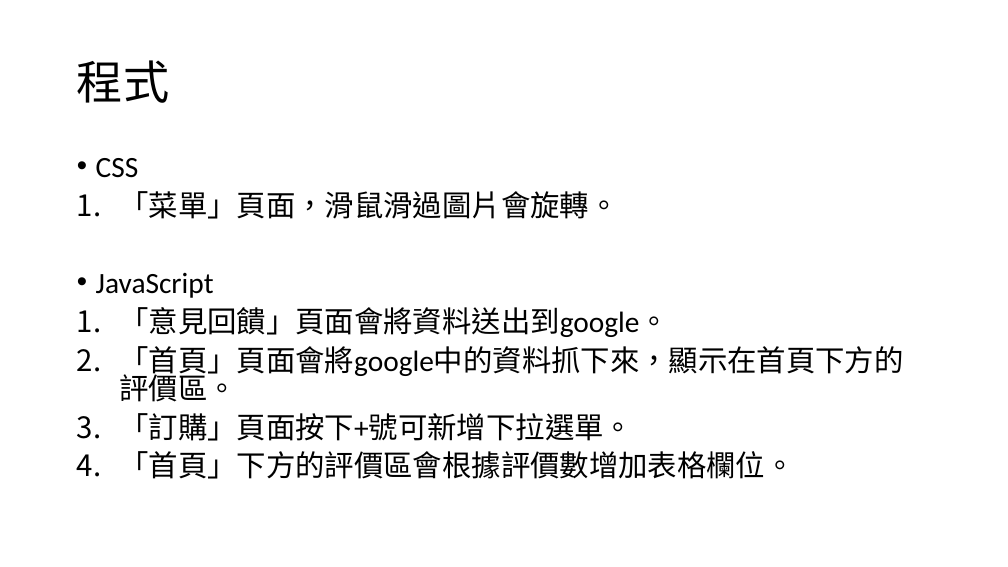
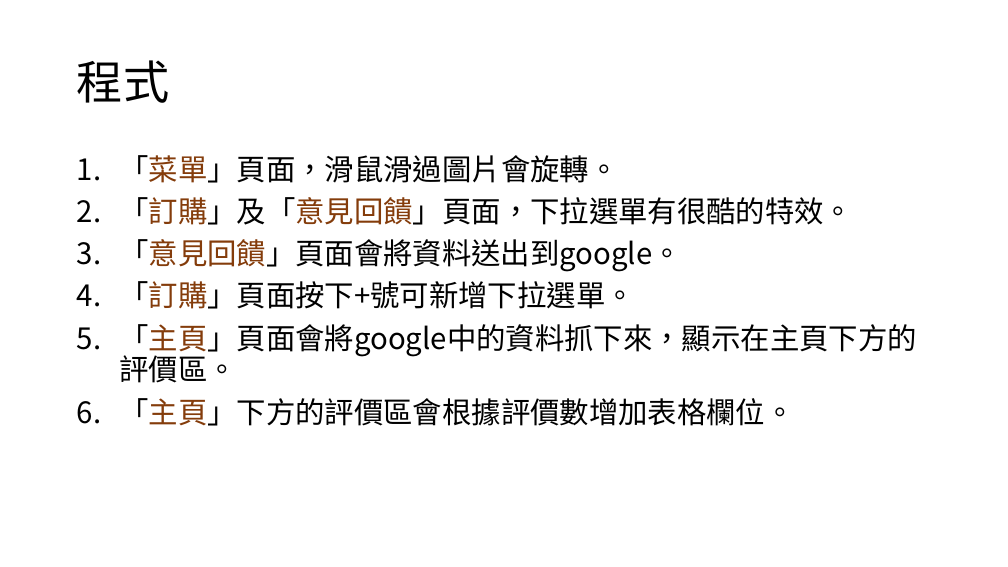
Before and after one commit to weichang0007/ntutVegetablesssssssssssssss, a slide deck: slide 6 of ppt.pptx (slide 5 before the commit). Drawn at 1008x567 pixels with LibreOffice and Linux fonts; fonts in the diff are those of the drawing. Boxes give left, top, right and bottom in pixels: in the first picture for what was removed or moved away, otherwise in the second. Text is boxed around its words. In the diff, an @@ line names an element or a change of style, - is before the commit and + after.

Commit message:
ppt?

```diff
--- a/ppt.pptx
+++ b/ppt.pptx
@@ text at [96, 158, 139, 178]: paragraph removed @@
-• CSS
@@ text at [119, 155, 682, 309]: font Calibri to Noto Sans CJK SC, text colour #000000 to #843C0B in "「菜單」頁面，滑鼠滑過圖片會旋轉。", "「意見回饋」頁面會將資料送出到google。", "「訂購」頁面按下+號可新增下拉選單。"; line spacing 0.8 to 0.9 @@
@@ text at [119, 197, 853, 225]: text changed; font Calibri to Noto Sans CJK SC @@
-• JavaScript
+2. 「訂購」及「意見回饋」頁面，下拉選單有很酷的特效。
@@ text at [119, 324, 916, 426]: text changed; font Calibri to Noto Sans CJK SC @@
-4. 「首頁」下方的評價區會根據評價數增加表格欄位。
+5. 「主頁」頁面會將google中的資料抓下來，顯示在主頁下方的評價區。
+6. 「主頁」下方的評價區會根據評價數增加表格欄位。
@@ text at [119, 346, 903, 402]: paragraph removed @@
-2. 「首頁」頁面會將google中的資料抓下來，顯示在首頁下方的評價區。
```
Also in this commit, not shown: 6 other slides changed, 1 slide added.
